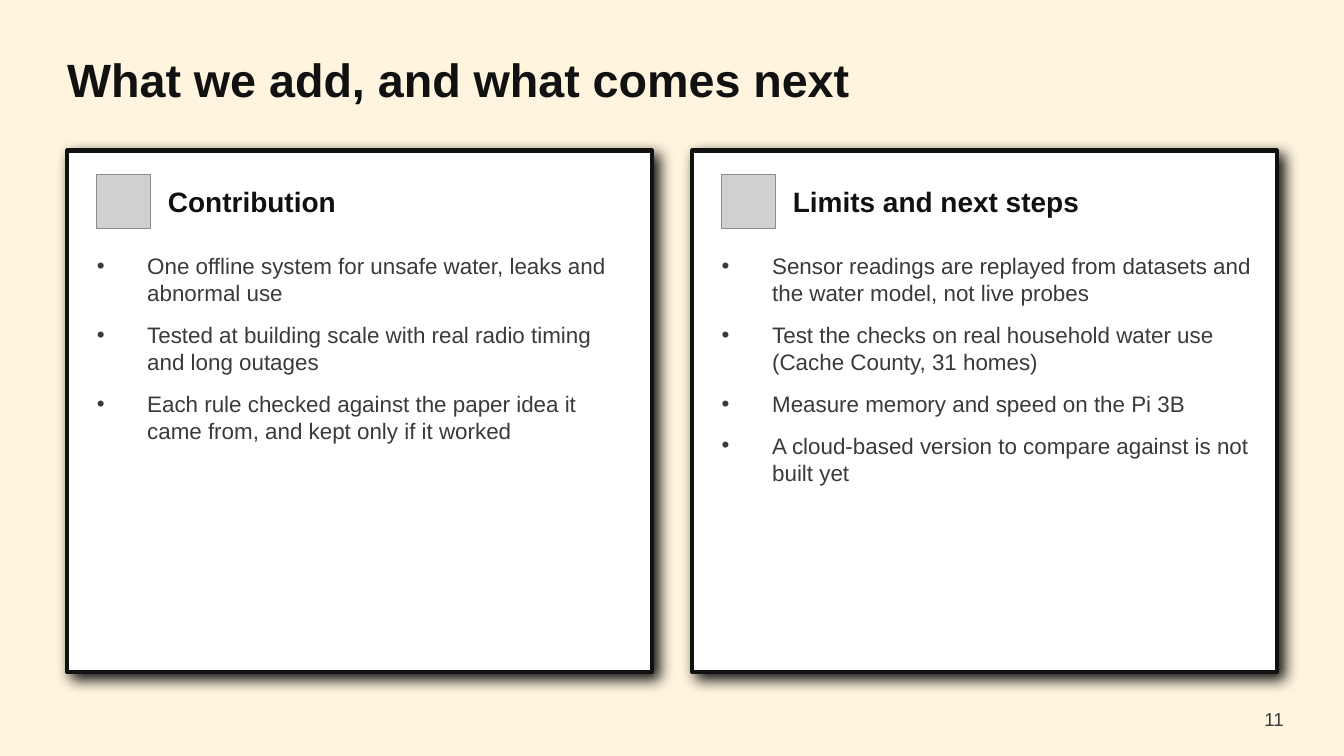
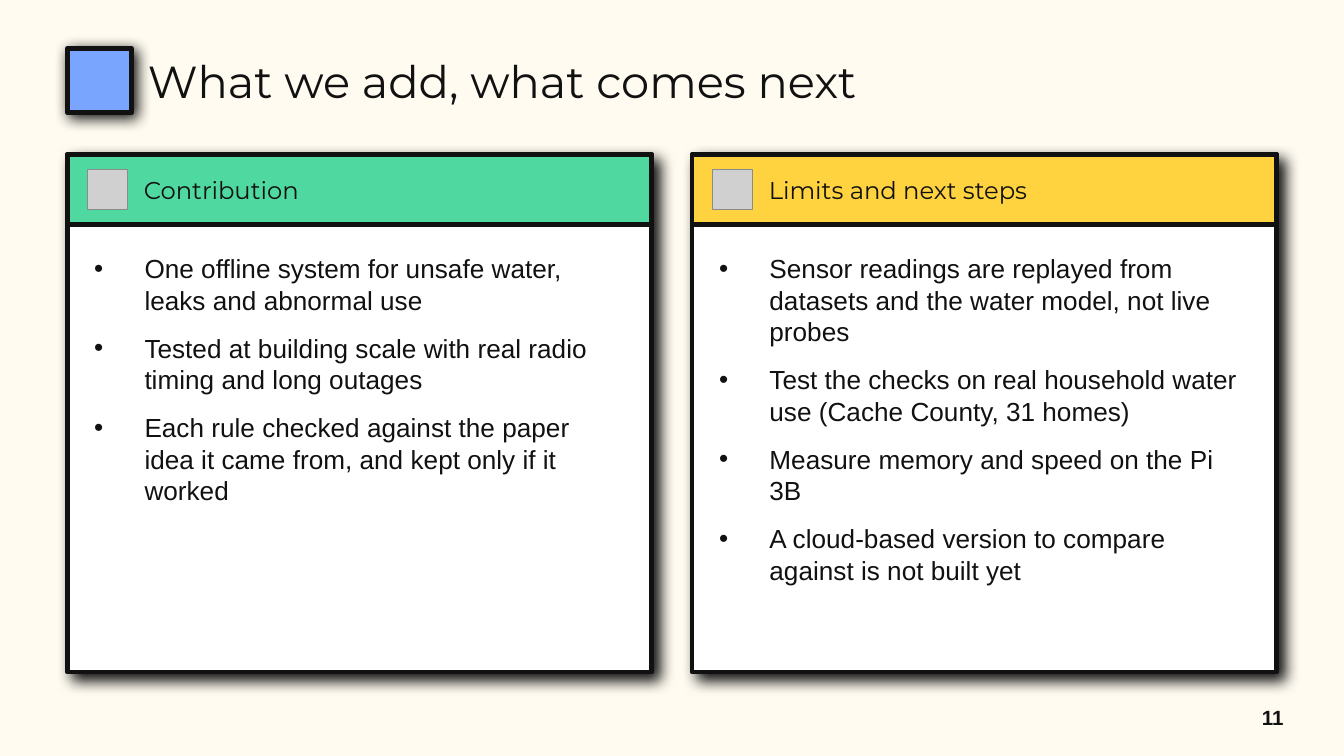
Before and after one commit to riyaa42/aqua_edge, a slide deck: slide 11 of presentation/final/aqua_edge_final_neobrutalism.pptx. Drawn at 1344x756 pixels with LibreOffice and Linux fonts; fonts in the diff are those of the drawing; grey boxes stand for pictures. Boxes give left, top, right and bottom in pixels: in the first picture for what was removed or moved away, otherwise in the second. Text is boxed around its words. In the diff, an @@ line names an element or a change of style, - is before the commit and + after.

```diff
--- a/presentation/final/aqua_edge_final_neobrutalism.pptx
+++ b/presentation/final/aqua_edge_final_neobrutalism.pptx
@@ background #FFF4DE to #FFFBF0 @@
@@ rectangle added at <box>67,48,132,113</box>, fill #7AA5FF, outline #111111 2.5 pt @@
@@ title at <box>148,64,857,105</box>: text changed; size 25 to 24 pt; font Arial to Montserrat; bold off @@
-What we add, and what comes next
+What we add, what comes next
@@ rectangle: place and size @@
-rectangle at <box>67,151,652,672</box>
+rectangle at <box>67,155,652,672</box>
@@ rectangle at <box>67,155,652,672</box>: outline #111111 2.25 pt to #111111 2.5 pt; shadow changed @@
@@ rectangle added at <box>67,155,652,224</box>, fill #4FD8A0, outline #111111 2.5 pt @@
@@ picture added at <box>87,169,128,210</box> @@
@@ picture removed at <box>97,175,151,228</box> @@
@@ text "Contribution": place and size @@
-text "Contribution" at <box>168,191,336,213</box>
+text "Contribution" at <box>144,181,299,199</box>
@@ text "Contribution" at <box>144,181,299,199</box>: size 15 to 13 pt, font Arial to Montserrat, bold off @@
@@ rectangle at <box>692,155,1277,672</box>: outline #111111 2.25 pt to #111111 2.5 pt; shadow changed @@
@@ rectangle: place and size @@
-rectangle at <box>692,151,1277,672</box>
+rectangle at <box>692,155,1277,672</box>
@@ rectangle added at <box>692,155,1277,224</box>, fill #FFD23F, outline #111111 2.5 pt @@
@@ picture added at <box>712,169,753,210</box> @@
@@ picture removed at <box>722,175,775,228</box> @@
@@ text "Limits and next steps" at <box>769,181,1027,204</box>: size 15 to 13 pt, font Arial to Montserrat, bold off @@
@@ text "Limits and next steps": place and size @@
-text "Limits and next steps" at <box>793,191,1079,217</box>
+text "Limits and next steps" at <box>769,181,1027,204</box>
@@ text "One offline system for unsafe ..." at <box>145,259,586,501</box>: size 12 to 14 pt, text colour #3A3A3A to #111111; more space between paragraphs @@
@@ text "Sensor readings are replayed from ..." at <box>769,259,1236,586</box>: size 12 to 14 pt, text colour #3A3A3A to #111111; more space between paragraphs @@
@@ page number at <box>1262,711,1284,725</box>: size 10 to 11 pt, text colour #3A3A3A to #111111, bold on @@
```
Also in this commit, not shown: 11 other slides changed, 1 other file.
